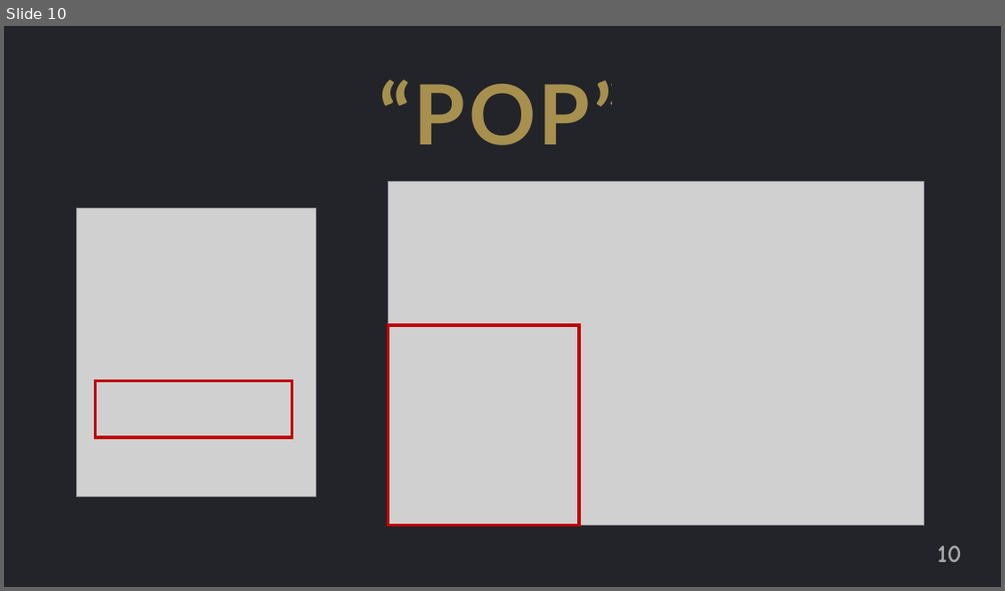
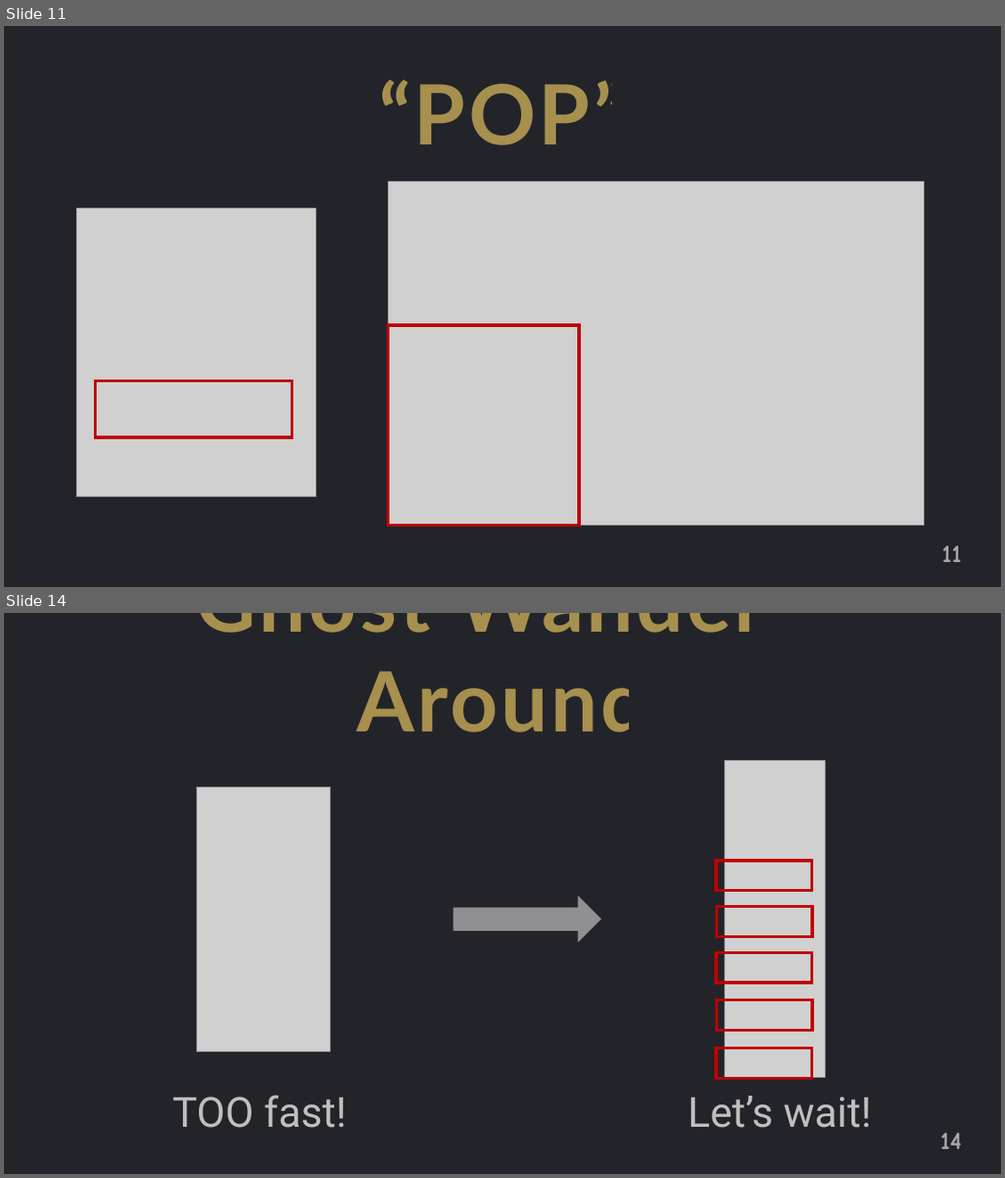
Before and after one commit to jguo108/My-Programming-Courses, a slide deck: Scratch for Newbies/Level1/Lesson 4 - Ghost Buster/Notes/Notes.pptx. Shown one above the other, each under a label of ours: slide 10 before the commit, slides 11 and 14 after it; the slides between them are not shown. The pictures are 1005x591 and 1005x1178 pixels, drawn with LibreOffice and Linux fonts; fonts in the diff are those of the drawing; grey boxes stand for pictures. Boxes give left, top, right and bottom in pixels: in the first picture for what was removed or moved away, otherwise in the second. Text is boxed around its words. In the diff, an @@ line names an element or a change of style, - is before the commit and + after.

```diff
--- a/Scratch for Newbies/Level1/Lesson 4 - Ghost Buster/Notes/Notes.pptx
+++ b/Scratch for Newbies/Level1/Lesson 4 - Ghost Buster/Notes/Notes.pptx
@@ slide 14 added at [4,613,1001,1174], background #FFFFFF @@
@@ rectangle added at [4,613,1001,1174], fill #23242A @@
@@ text added at [196,613,805,732], 80 pt, text #FFD966 at 60% opacity, bold @@
+Ghost Wanders Around
@@ picture added at [724,761,825,1078] @@
@@ picture added at [196,787,330,1051] @@
@@ rectangle added at [716,860,811,891], outline #C00000 3 pt @@
@@ right arrow added at [453,896,601,943], fill #BFBFBF at 70% opacity @@
@@ rectangle added at [717,906,812,936], outline #C00000 3 pt @@
@@ rectangle added at [716,952,811,982], outline #C00000 3 pt @@
@@ rectangle added at [717,999,812,1030], outline #C00000 3 pt @@
@@ rectangle added at [716,1048,811,1078], outline #C00000 3 pt @@
@@ text added at [172,1094,347,1127], 40 pt, text #BFBFBF @@
+TOO fast!
@@ text added at [688,1095,872,1127], 40 pt, text #BFBFBF @@
+Let’s wait!
@@ page number added at [940,1132,962,1149], 24 pt, text #A6A6A6, bold @@
+14
@@ what was slide 10 is now slide 11 @@
@@ page number at [942,545,962,562]: text changed @@
-10
+11
```
Also in this commit, not shown: 9 other slides added, 7 other files.
